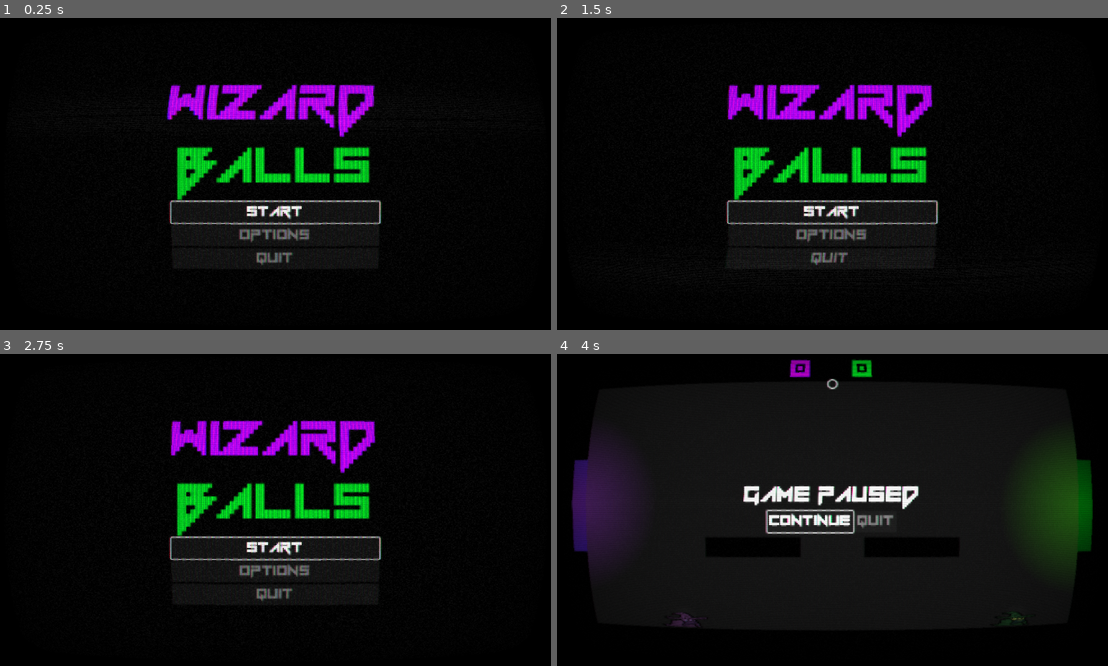
Above: before the commit, frames 1-4 (two rows, left to right).
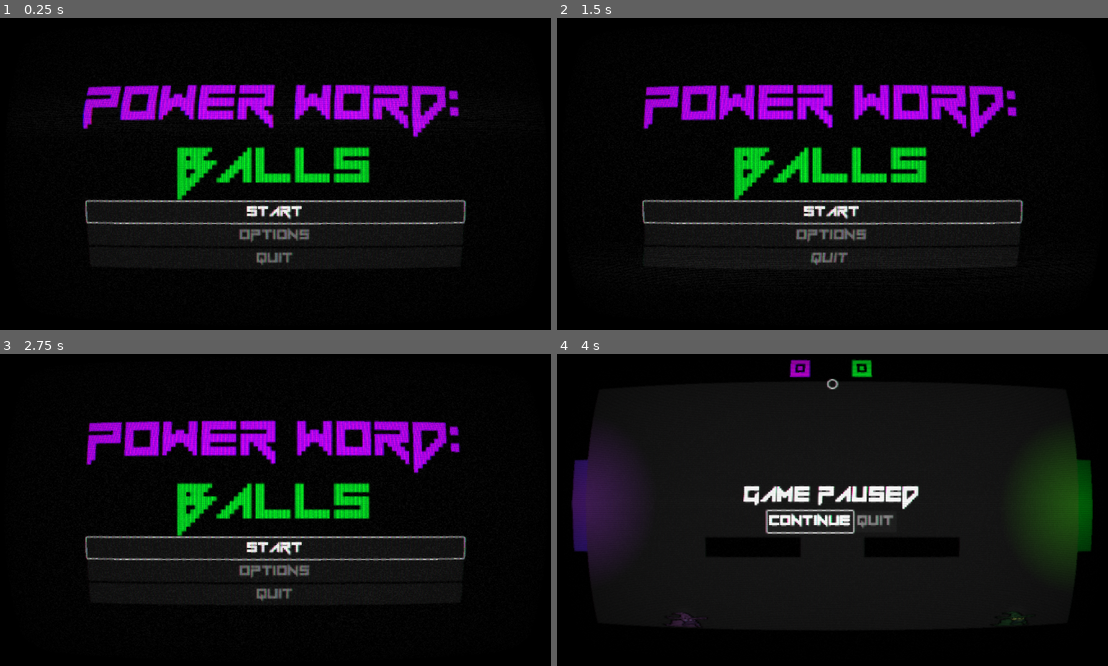
Above: after the commit, the same moments.

Repository: githubScratch/Death_Pong
Game: Godot game, scene res://MENUS/menu.tscn
Two runs of this game, one before a commit and one after it. Both use one fixed random seed, a clock stepped at 60 frames per second and the inputs below.
Inputs:
- Up to frame 1 (0.25 s): no input
- Up to frame 2 (1.5 s): click "START" at 0.5 s; click "START" at 1.25 s
- Up to frame 3 (2.75 s): click "OPTIONS" at 2 s
- Up to frame 4 (4 s): tap Enter at 2.75 s; hold D (right1) 2.78-3.5 s; tap Space (ui_select) at 3.02 s; click "CONTINUE" at 3.5 s

The runs differ from the first frame. In frame 1, 6.1% of the frame differs, in the area x 14-85%, y 21-67%; in frame 2, 6.1%; in frame 3, 6.1%; in frame 4, nothing differs.

Commit message:
BGM added

Diff:
--- /dev/null
+++ b/MENUS/Music_Manager.tscn
@@ -0,0 +1,19 @@
+[gd_scene load_steps=5 format=3 uid="uid://d0x55a6jaxxxy"]
+
+[ext_resource type="Script" uid="uid://xb42pfv4o8kh" path="res://MENUS/music_manager.gd" id="1_o3uao"]
+[ext_resource type="AudioStream" uid="uid://cyxun732qy6wx" path="res://MUSIC/Death Pong.mp3" id="2_pmlcm"]
+[ext_resource type="AudioStream" uid="uid://bi7vuh0x0wcq0" path="res://MUSIC/Death Bounce.mp3" id="3_b42d8"]
+
+[sub_resource type="AudioStreamPlaylist" id="AudioStreamPlaylist_oodd7"]
+shuffle = true
+stream_count = 2
+stream_0 = ExtResource("2_pmlcm")
+stream_1 = ExtResource("3_b42d8")
+
+[node name="Node" type="Node"]
+script = ExtResource("1_o3uao")
+
+[node name="music" type="AudioStreamPlayer2D" parent="."]
+process_mode = 3
+stream = SubResource("AudioStreamPlaylist_oodd7")
+bus = &"Music"
--- a/MENUS/menu.tscn
+++ b/MENUS/menu.tscn
@@ -54,7 +54,7 @@
 theme_override_colors/font_color = Color(0.639216, 0.00392157, 1, 1)
 theme_override_fonts/font = ExtResource("1_phoou")
 theme_override_font_sizes/font_size = 140
-text = "WIZARD"
+text = "POWER WORD:"
 
 [node name="Label2" type="Label" parent="CenterContainer/VBoxContainer"]
 z_index = 1
--- /dev/null
+++ b/MENUS/music_manager.gd
@@ -0,0 +1,8 @@
+# MusicManager.gd (attached to the root node)
+extends Node
+
+@onready var music: AudioStreamPlayer2D = $music
+
+func _ready():
+	if not music.playing:
+		music.play()
--- a/project.godot
+++ b/project.godot
@@ -18,6 +18,7 @@
 [autoload]
 
 GameSettings="*res://MENUS/Game_Settings.gd"
+MusicManager="*res://MENUS/Music_Manager.tscn"
 
 [display]
 
Not shown: 1 places in ARENAS/training.tscn that only renumber resources
Not shown: 1 places in MENUS/Mode_Menu.tscn that only renumber resources
Not shown, added: MENUS/music_manager.gd.uid
Not shown, added: MUSIC/Death Bounce.mp3.import
Not shown, added: MUSIC/Death Pong.mp3.import
Binary file added: SPRITES/CaptureWB (1).png
Not shown, added: SPRITES/CaptureWB (1).png.import
Not shown, added: MUSIC/Death Bounce.mp3
Not shown, added: MUSIC/Death Pong.mp3
